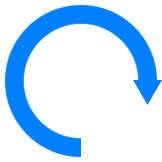
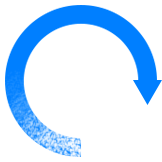
Revision of a layered 162px x 162px image; what changed, layer by layer:
painted on "Base" over (5, 70, 82, 157)
